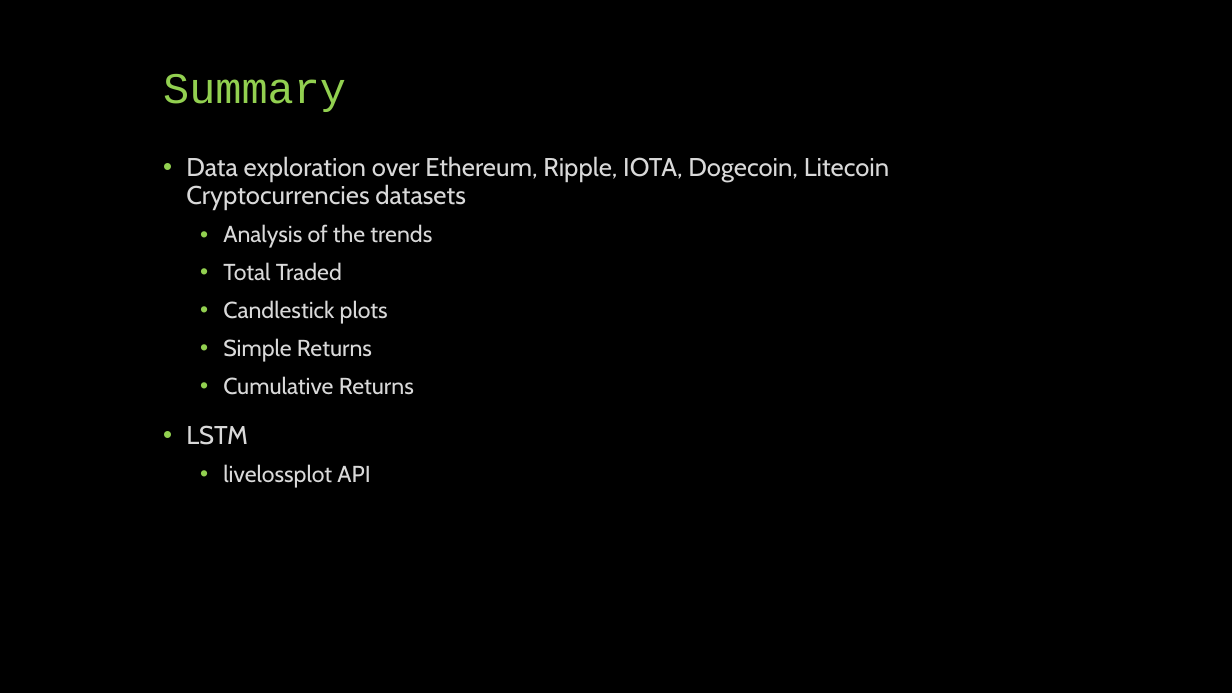
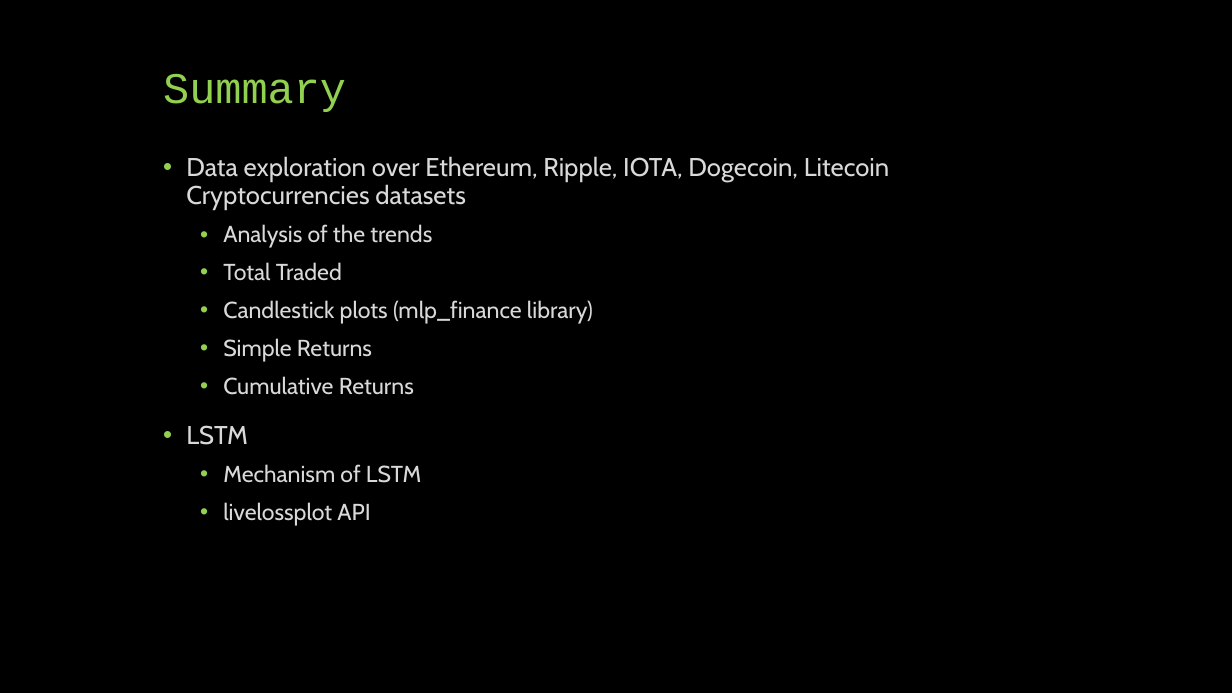
Before and after one commit to Zarmina97/Top-3-Crypto-Volatility-prediction-LSTM-GARCH, a slide deck: slide 2 of presentazione.pptx. Drawn at 1232x693 pixels with LibreOffice and Linux fonts; fonts in the diff are those of the drawing. Boxes give left, top, right and bottom in pixels: in the first picture for what was removed or moved away, otherwise in the second. Text is boxed around its words. In the diff, an @@ line names an element or a change of style, - is before the commit and + after.

```diff
--- a/presentazione.pptx
+++ b/presentazione.pptx
@@ text at [223, 300, 593, 324]: text changed @@
-  • Candlestick plots
+  • Candlestick plots (mlp_finance library)
@@ text at [223, 464, 422, 483]: paragraph added @@
+  • Mechanism of LSTM
```
Also in this commit, not shown: 10 other slides changed, 15 slides added, 1 slide removed, 1 other file.
